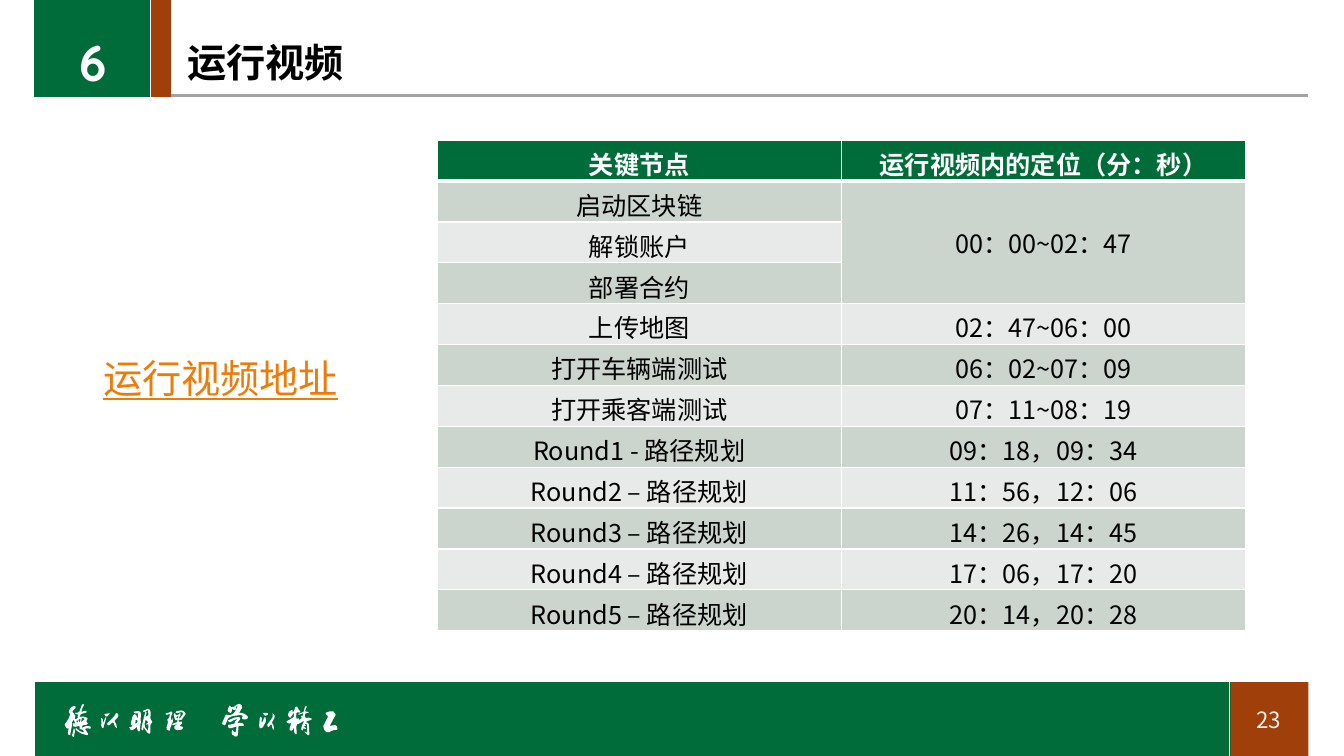
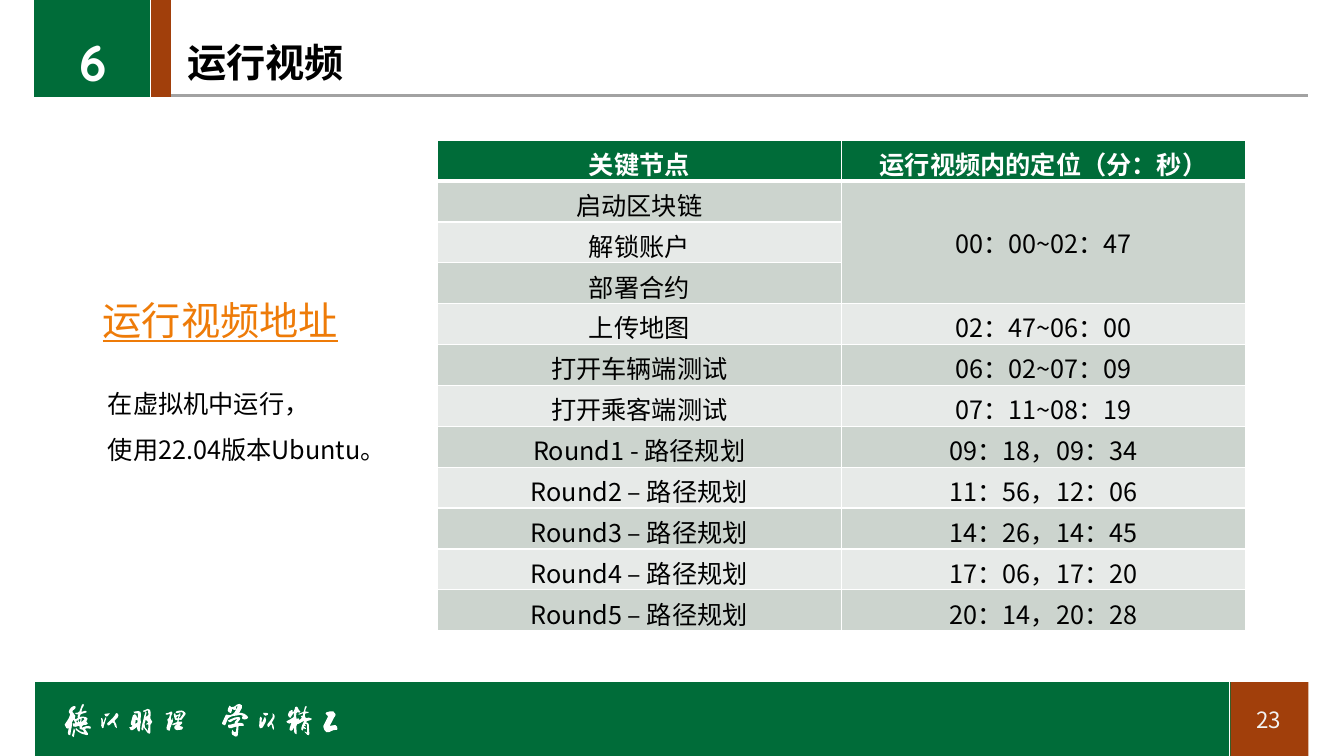
Before and after one commit to LancerEnk/GraduationDesign, a slide deck: slide 23 of doc/答辩/msj_答辩ppt.pptx. Drawn at 1344x756 pixels with LibreOffice and Linux fonts; fonts in the diff are those of the drawing; background and template pictures are left out. Boxes give left, top, right and bottom in pixels: in the first picture for what was removed or moved away, otherwise in the second. Text is boxed around its words. In the diff, an @@ line names an element or a change of style, - is before the commit and + after.

Commit message:
更新答辩ppt

```diff
--- a/doc/答辩/msj_答辩ppt.pptx
+++ b/doc/答辩/msj_答辩ppt.pptx
@@ text "运行视频地址": place and size @@
-text "运行视频地址" at bbox=[103, 360, 338, 400]
+text "运行视频地址" at bbox=[103, 302, 338, 342]
@@ text added at bbox=[108, 391, 386, 461], 18 pt, text #000000 @@
+在虚拟机中运行，
+使用22.04版本Ubuntu。
```
